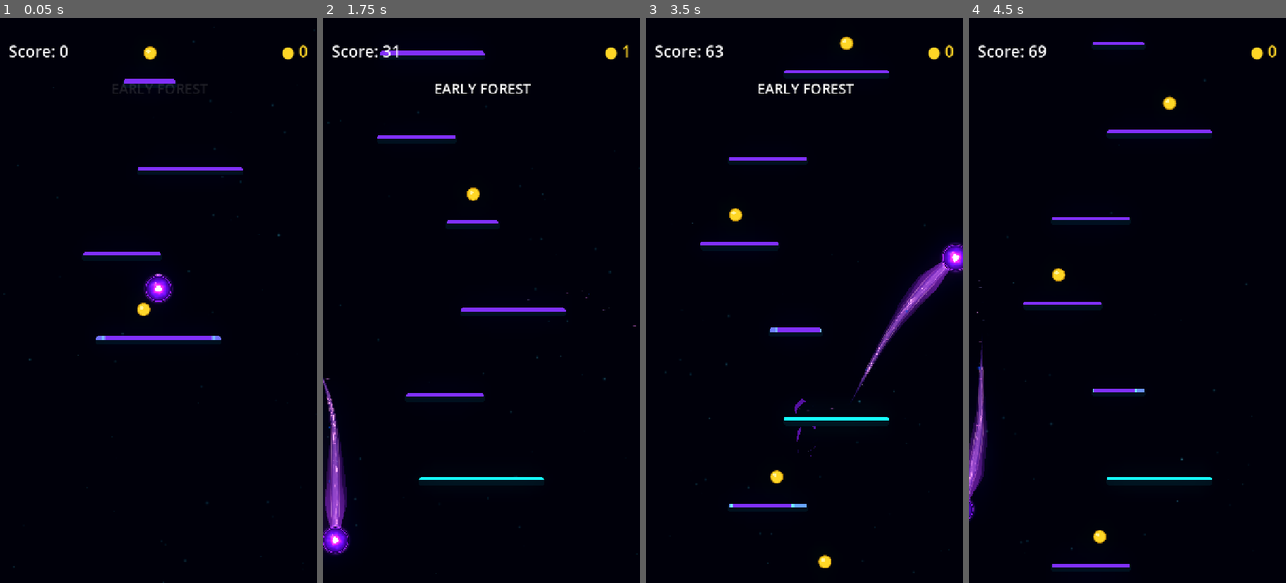
Above: before the commit, frames 1-4 (left to right).
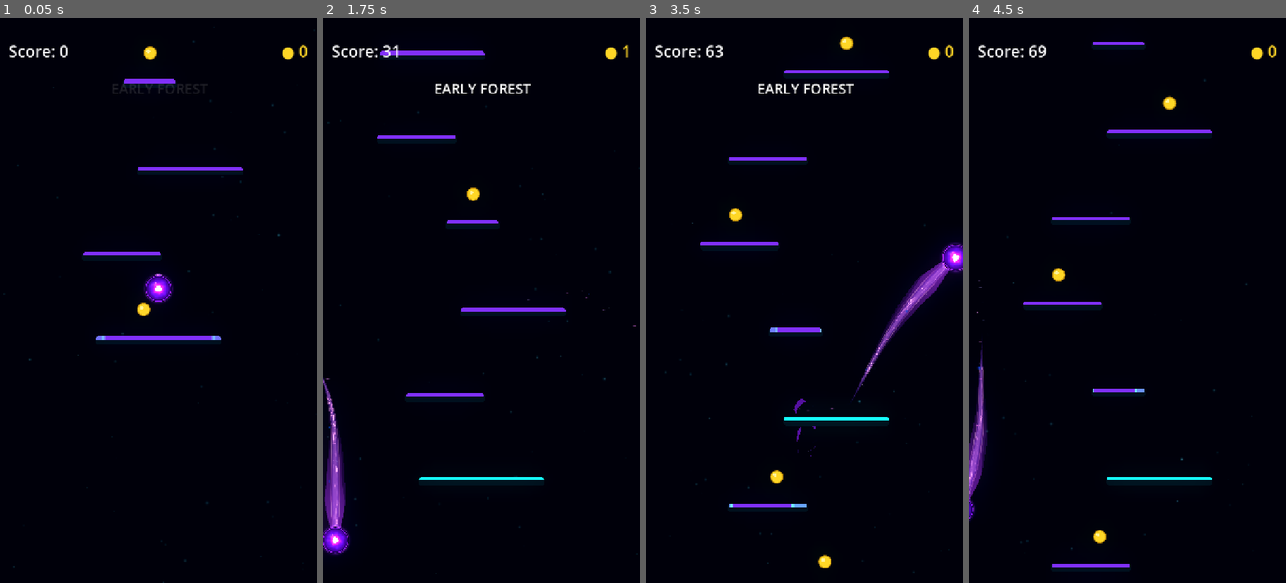
Above: after the commit, the same moments.

Repository: Kryodo/TowerJump
Game: Godot game, scene res://scenes/main.tscn
Same seed, same stepped clock (60 frames per second), same inputs: the game is played once before the commit and once after it.
Inputs (mouse positions are in pixels of both pictures, inside the frame that each line leads up to):
- Up to frame 1 (0.05 s): no input
- Up to frame 2 (1.75 s): move the mouse to (551, 272) at 0.52 s; hold Right (ui_right) 0.53-1.25 s; click (551, 272) at 0.67 s; drag from (418, 328) to (471, 193) at 1.27 s
- Up to frame 3 (3.5 s): click "Nochmal spielen" at 2 s; move the mouse to (836, 176) at 2.77 s; hold Right (ui_right) from 2.78 s (still down)
- Up to frame 4 (4.5 s): release Right (ui_right) at 3.5 s; drag from (1111, 413) to (1057, 215) at 3.52 s; move the mouse to (1222, 385) at 4.27 s; hold Left (ui_left) from 4.28 s (still down)

Frame 1 is identical in both runs. In frame 2, less than 0.1% of the frame differs, in the area x 0-8%, y 74-90%; in frame 3, less than 0.1%; in frame 4, less than 0.1%.

Commit message:
Add restrained tailward membrane undulation

Diff:
--- a/scripts/ball_trail.gd
+++ b/scripts/ball_trail.gd
@@ -383,25 +383,18 @@
 
 
 func _get_membrane_edge_wave(progress: float, phase_offset: float = 0.0) -> float:
+	# Slow, broad waves travel from the orb toward the tail. A small secondary
+	# swell makes the motion less mechanical without introducing rapid ripples.
 	var edge_time: float = _trail_time
-	# A broad rolling swell sets the silhouette; offset nested waves keep it
-	# from reading as a regular sine ripple. Each flank uses its own phase.
 	var broad_wave: float = sin(
-		progress * 8.3 - edge_time * 0.82
-		+ sin(progress * 3.1 + edge_time * 0.31 + phase_offset * 0.28) * 0.95
-		+ sin(progress * 5.7 - edge_time * 0.47 + 1.4 - phase_offset * 0.35) * 0.42
+		progress * 7.4 - edge_time * 0.72
+		+ sin(progress * 3.2 - edge_time * 0.24 + phase_offset * 0.35) * 0.58
 		+ phase_offset
 	)
-	var medium_wave: float = sin(
-		progress * 15.2 + edge_time * 1.07 + 1.7 + phase_offset * 1.13
-	)
-	var detail_wave: float = sin(
-		progress * 26.7 - edge_time * 1.45 + 0.6 - phase_offset * 0.72
-	)
-	var slow_wave: float = sin(
-		progress * 4.1 + edge_time * 0.43 + phase_offset * 0.75
-	)
-	return broad_wave * 0.43 + medium_wave * 0.25 + detail_wave * 0.14 + slow_wave * 0.18
+	var secondary_wave: float = sin(
+		progress * 3.7 - edge_time * 0.33 + phase_offset * 0.62
+	)
+	return broad_wave * 0.76 + secondary_wave * 0.24
 
 
 func _update_unified_comet_shape(delta: float = 0.0) -> void:
@@ -461,14 +454,15 @@
 	var lower_half_widths: Array[float] = []
 	for i in range(path.size()):
 		var progress: float = cumulative_distances[i] / total_distance
-		# Leave the orb connection untouched, then let two differently phased
-		# edge waves pull the membrane edges independently as they travel rearward.
+		# The membrane edges swell gently toward the tail. Keep left/right
+		# phases distinct, but reduce the original deformation so the whole comet
+		# remains one clean silhouette under the independent outer-aura motion.
 		var edge_envelope: float = smoothstep(0.025, 0.19, progress)
-		var upper_wave: float = _get_membrane_edge_wave(progress)
-		var lower_wave: float = _get_membrane_edge_wave(progress, 2.05)
+		var upper_wave: float = _get_membrane_edge_wave(progress, 0.0)
+		var lower_wave: float = _get_membrane_edge_wave(progress, 1.8)
 		var base_half_width: float = half_widths[i]
-		var upper_width: float = base_half_width * maxf(0.72, 1.0 + upper_wave * 0.26 * edge_envelope)
-		var lower_width: float = base_half_width * maxf(0.72, 1.0 + lower_wave * 0.26 * edge_envelope)
+		var upper_width: float = base_half_width * maxf(0.88, 1.0 + upper_wave * 0.12 * edge_envelope)
+		var lower_width: float = base_half_width * maxf(0.89, 1.0 + lower_wave * 0.105 * edge_envelope)
 		upper_half_widths.append(upper_width)
 		lower_half_widths.append(lower_width)
 		upper_edge_points.append(path[i] + normals[i] * upper_width)
